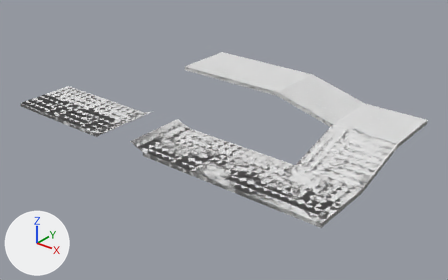
Before and after pictures for a commit that changed the FBX model Content/Placeable/RoadModule/D1/SM_RoadModule_D1.fbx.
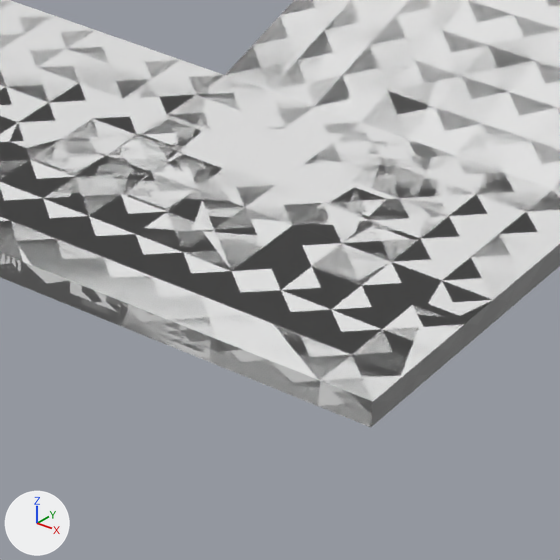
Old and new are each drawn whole from a camera (50 mm lens) standing at (68.86, -46.82, 31.55) and looking at (25.47, 7.42, -2.08) and again close up on the part from 57% to 79% of the width and 54% to 90% of the height. Arrows for +X, +Y and +Z are at lower left; the lights stay in place. Objects named as collision shapes, trigger or cutter boxes, shadow casters or lower levels of detail are left out. Where no turn or scale is listed for an object, it has been applied to the vertices. Vertices at the same position are counted once.

Script lines for the objects in view, before the commit:
```python
me_pointwrangle2_003 = bpy.data.meshes.new('pointwrangle2.003')
me_pointwrangle2_003.from_pydata(...)  # 924 vertices, 826 faces; spans x 0.0..46.0, y -4.0..19.7, z -0.5..4.1
me_pointwrangle2_003.materials.append(mat_masked_016)  # light grey #e2e2e2
me_transform5_001 = bpy.data.meshes.new('transform5.001')
me_transform5_001.from_pydata(...)  # 924 vertices, 826 faces; spans x 0.0..4600.0, y -400.0..1973.0, z -50.0..414.0
me_transform5_001.materials.append(mat_masked)  # white #e7e7e7
# before: 202 (4200.0, -400.0, 0.0) at pixel (167, 319), 537 (4600.0, -300.0, 0.0) at pixel (404, 375), 538 (4600.0, -200.0, 0.0) at pixel (434, 349), 539 (4500.0, -400.0, 0.0) at pixel (320, 380), 561 (4400.0, -400.0, 0.0) at pixel (268, 359)
# before: 562 (4300.0, -400.0, 0.0) at pixel (217, 339), 658 (4600.0, -400.0, 0.0) at pixel (372, 401), 704 (4600.0, -100.0, 0.0) at pixel (464, 324), 811 (4100.0, -400.0, 0.0) at pixel (118, 299)
ob_pointwrangle2 = bpy.data.objects.new('pointwrangle2', me_pointwrangle2_003)
ob_pointwrangle2.location = (0.0, 0.0, 0.0)
ob_road = bpy.data.objects.new('Road', me_transform5_001)
ob_road.location = (0.0, 0.0, 0.0)
ob_road.scale = (0.01, 0.01, 0.01)
```
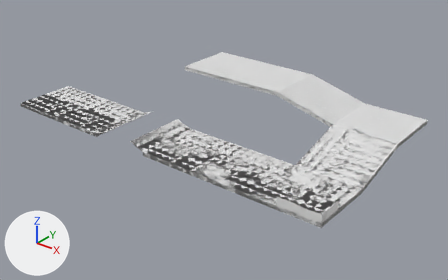
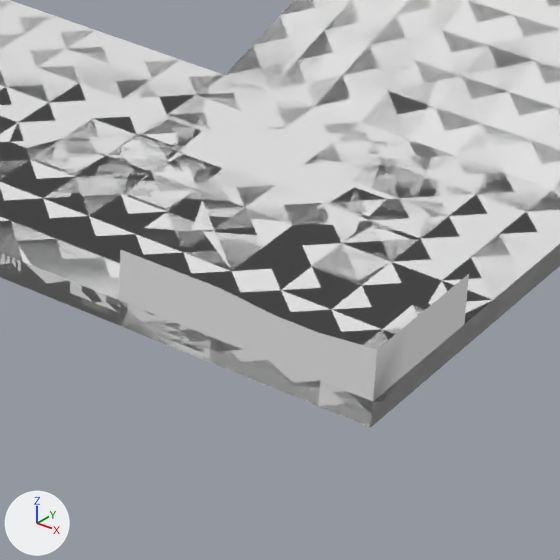
Boxes (x1, y1, x2, y2) around the edits, measured in the close-ups (560 x 560 px):
part 1 of me_transform5_001, added: after (118, 250, 469, 401)

The change in detail:
me_transform5_001 has 924 vertices, 826 faces and spans x 0.0..4600.0, y -400.0..1973.0, z -50.0..414.0.
me_transform5_001 is used by ob_road; location (0.0, 0.0, 0.0); scale (0.01, 0.01, 0.01).
Verts and faces of me_transform5_001; kept vertices keep their numbers, new ones are numbered from 924.
Part 1, on me_transform5_001:
New vertices 924 to 930 stand at vertices 202, 537, 538, 562, 658, 704, 811, in that order, plus (0.0, 0.0, 100.0).
New vertex 931 is at (4490.0, -400.0, 89.0), pixel (318, 332).
New vertex 932 is at (4410.0, -400.0, 89.0), pixel (276, 315).
New faces: (537, 925, 928, 658), (561, 932, 927, 562), (539, 658, 928, 931), (538, 704, 929, 926), (537, 538, 926, 925), (539, 931, 932, 561).
New faces: (202, 562, 927, 924), (202, 924, 930, 811).
